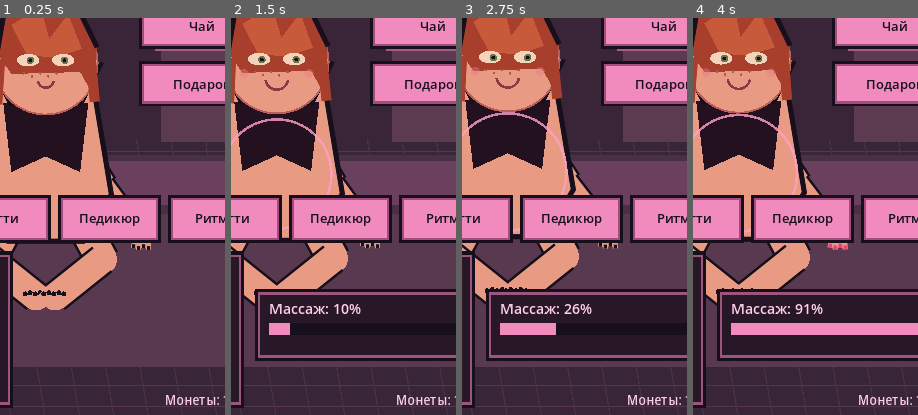
Above: before the commit, frames 1-4 (left to right).
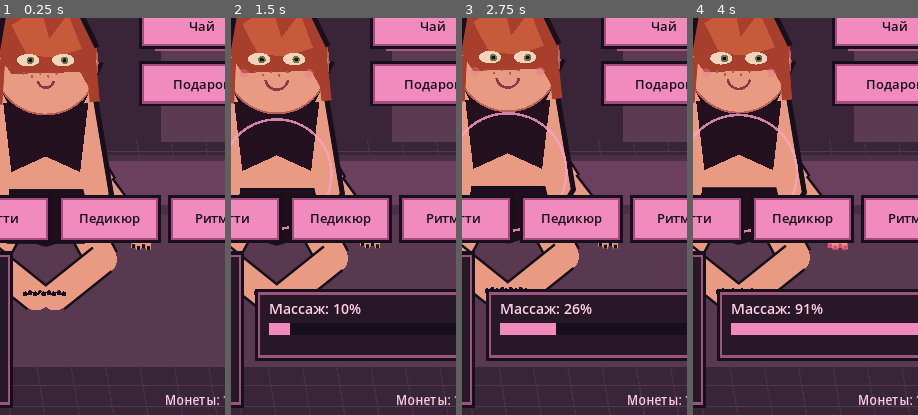
Above: after the commit, the same moments.

Repository: babymurderr0711/jia-android
Game: Godot game, scene res://Main.tscn
Two runs of this game, one before a commit and one after it. Both use one fixed random seed, a clock stepped at 60 frames per second and the inputs below.
Inputs (mouse positions are % of the whole screen's width and height, from its top left):
- Up to frame 1 (0.25 s): no input
- Up to frame 2 (1.5 s): move the mouse to (72, 45) at 0.52 s; click (72, 45) at 0.67 s; drag from (30, 55) to (45, 70) at 1.27 s
- Up to frame 3 (2.75 s): move the mouse to (60, 28) at 2.02 s; click (60, 28) at 2.17 s
- Up to frame 4 (4 s): drag from (45, 70) to (20, 35) at 2.77 s; move the mouse to (80, 65) at 3.52 s; click (80, 65) at 3.67 s
The pictures show only the part of the screen within x 38-88%, y 47-97%; the shares and areas given below are measured in that part.

The runs differ from the first frame. In frame 1, 0.9% of the frame differs, in the area x 4-38%, y 43-58%; in frame 2, 1.0%; in frame 3, 1.1%, in the area x 3-39%, y 42-57%; in frame 4, 1.0%.

Commit message:
Render distinct lower garment silhouettes for wardrobe presets

Diff:
--- a/godot/main.gd
+++ b/godot/main.gd
@@ -233,6 +233,18 @@
 	var outfit_colors := [Color("#24111f"), Color("#5b1c38"), Color("#27344b"), Color("#6b4a35")]
 	var outfit_color: Color = outfit_colors[outfit_index % outfit_colors.size()]
 	draw_colored_polygon(PackedVector2Array([p + Vector2(-68, 65), p + Vector2(68, 65), p + Vector2(55, 175), p + Vector2(0, 150), p + Vector2(-55, 175)]), outfit_color)
+	# Visible lower garment layer changes with the selected wardrobe set.
+	var garment := PackedVector2Array()
+	if outfit_index == 0:
+		garment = PackedVector2Array([p + Vector2(-58, 205), p + Vector2(58, 205), p + Vector2(74, 270), p + Vector2(0, 292), p + Vector2(-74, 270)])
+	elif outfit_index == 1:
+		garment = PackedVector2Array([p + Vector2(-60, 205), p + Vector2(60, 205), p + Vector2(66, 260), p + Vector2(0, 278), p + Vector2(-66, 260)])
+	elif outfit_index == 2:
+		garment = PackedVector2Array([p + Vector2(-60, 205), p + Vector2(60, 205), p + Vector2(82, 250), p + Vector2(0, 268), p + Vector2(-82, 250)])
+	else:
+		garment = PackedVector2Array([p + Vector2(-68, 190), p + Vector2(68, 190), p + Vector2(76, 300), p + Vector2(0, 320), p + Vector2(-76, 300)])
+	draw_colored_polygon(garment, outfit_color.darkened(0.12))
+	draw_polyline(garment, INK, 4.0, true)
 	draw_line(p + Vector2(-55, 70), p + Vector2(-90, 0), INK, 6)
 	draw_line(p + Vector2(55, 70), p + Vector2(90, 0), INK, 6)
 	# neck and face
